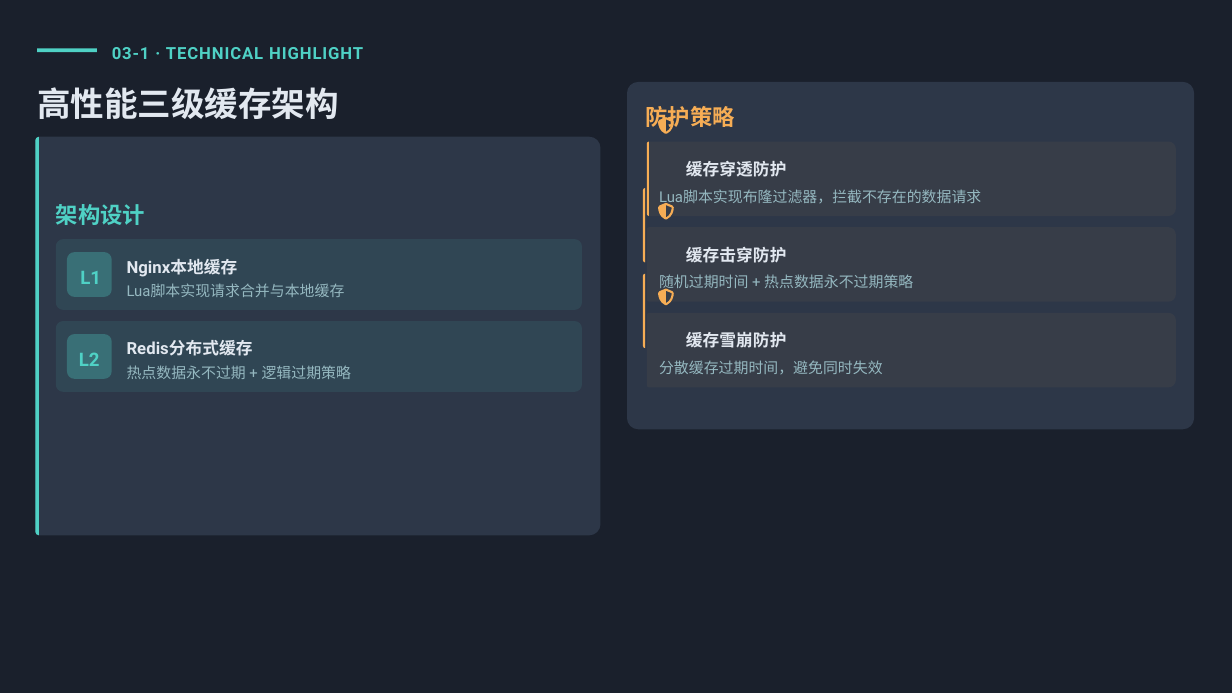
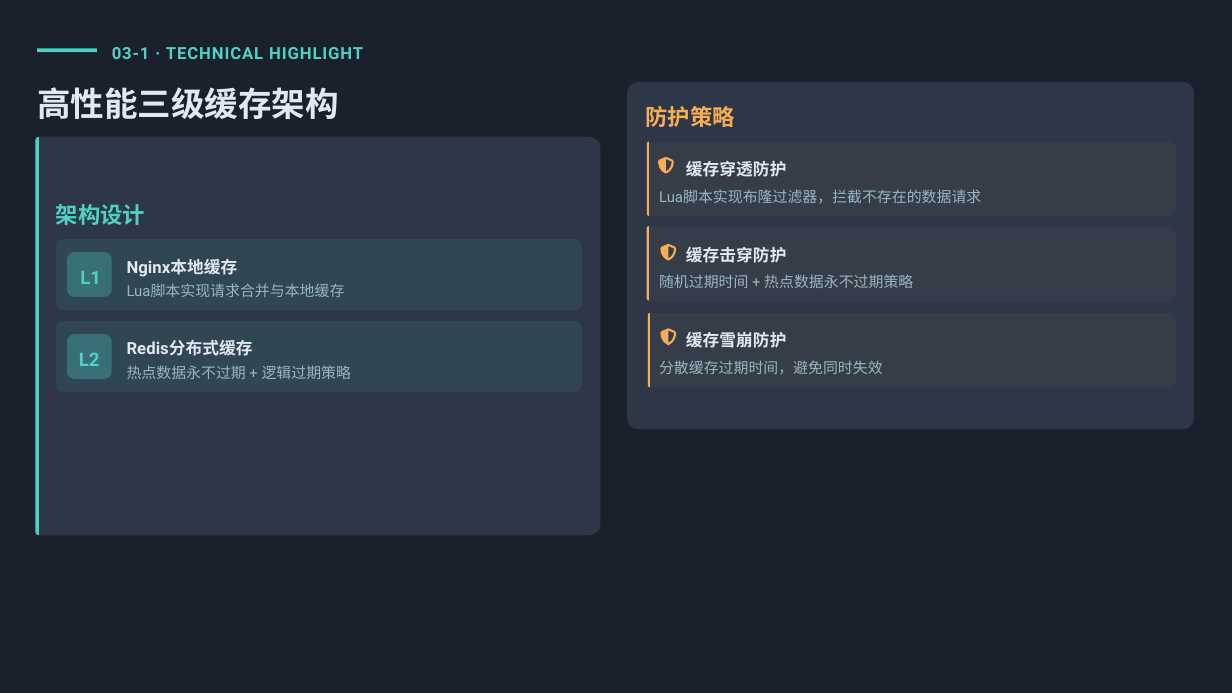
Before and after one commit to ccc212/cloud-mall, a slide deck: slide 8 of doc/答辩.pptx. Drawn at 1232x693 pixels with LibreOffice and Linux fonts; fonts in the diff are those of the drawing. Boxes give left, top, right and bottom in pixels: in the first picture for what was removed or moved away, otherwise in the second. Text is boxed around its words. In the diff, an @@ line names an element or a change of style, - is before the commit and + after.

```diff
--- a/doc/答辩.pptx
+++ b/doc/答辩.pptx
@@ freeform shape: place and size @@
-freeform shape at box(643, 188, 645, 262)
+freeform shape at box(647, 226, 649, 301)
@@ 3 freeform shapes: place and size @@
-3 freeform shapes at box(658, 117, 675, 305)
+3 freeform shapes at box(658, 157, 677, 345)
@@ freeform shape: place and size @@
-freeform shape at box(643, 274, 645, 348)
+freeform shape at box(648, 313, 650, 388)
```
Also in this commit, not shown: 4 other slides changed.
